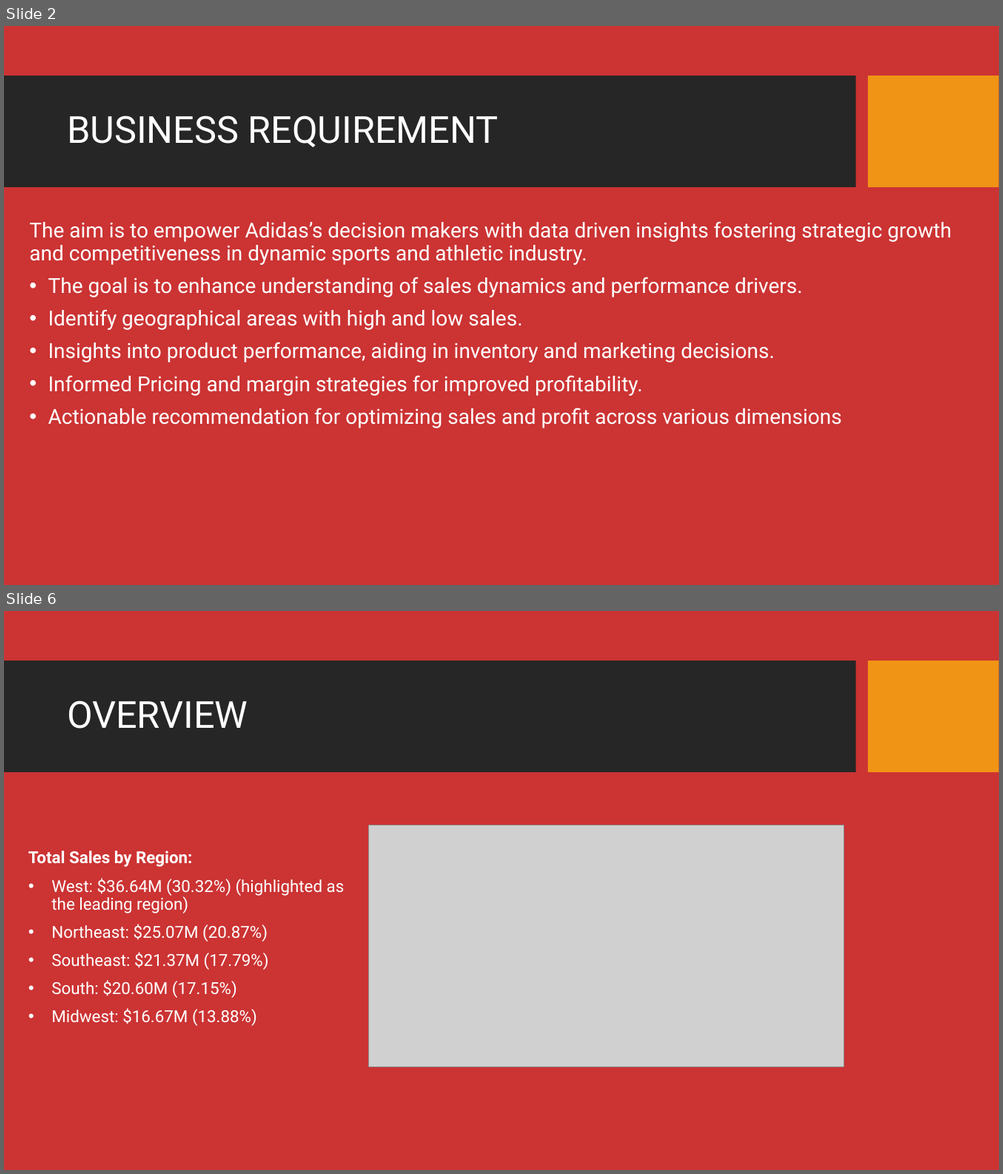
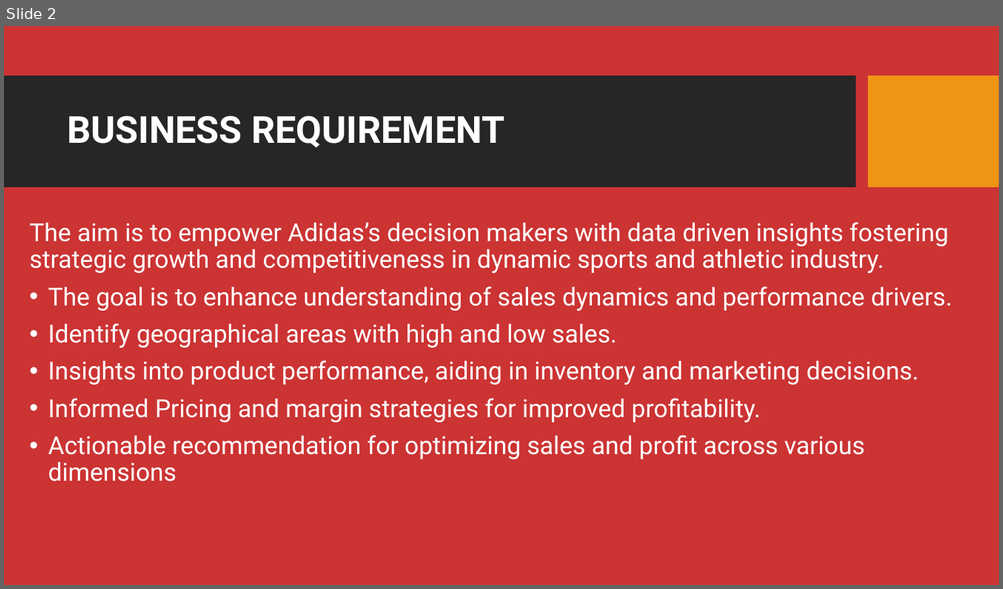
Before and after one commit to MaureenKamore/Adidas-Sales-Analysis, a slide deck: ADIDAS SALES ANALYSIS PROJECTS.pptx. Shown one above the other, each under a label of ours: slides 2 and 6 before the commit, slide 2 after it; the slides between them are not shown. The pictures are 1003x1174 and 1003x589 pixels, drawn with LibreOffice and Linux fonts; fonts in the diff are those of the drawing; grey boxes stand for pictures; background and template pictures are left out. Boxes give left, top, right and bottom in pixels: in the first picture for what was removed or moved away, otherwise in the second. Text is boxed around its words. In the diff, an @@ line names an element or a change of style, - is before the commit and + after.

```diff
--- a/ADIDAS SALES ANALYSIS PROJECTS.pptx
+++ b/ADIDAS SALES ANALYSIS PROJECTS.pptx
@@ slide 6 removed at box(4, 611, 999, 1170), background picture (left out); not listed: 2 template elements that a slide beside it also shows @@
@@ title removed at box(67, 701, 247, 729) @@
-OVERVIEW
@@ picture removed at box(369, 825, 844, 1068) @@
@@ text removed at box(28, 851, 344, 1026) @@
-Total Sales by Region:
-• West: $36.64M (30.32%) (highlighted as the leading region)
-• Northeast: $25.07M (20.87%)
-• Southeast: $21.37M (17.79%)
-• South: $20.60M (17.15%)
-• Midwest: $16.67M (13.88%)
@@ slide 2 changed as well @@
@@ title "BUSINESS REQUIREMENT" at box(67, 116, 504, 147): bold on @@
@@ text "The aim is to empower ..." at box(29, 222, 952, 482): size 20 to 24 pt @@
```
Also in this commit, not shown: 5 other slides changed, 3 slides added, 3 other slides removed.
